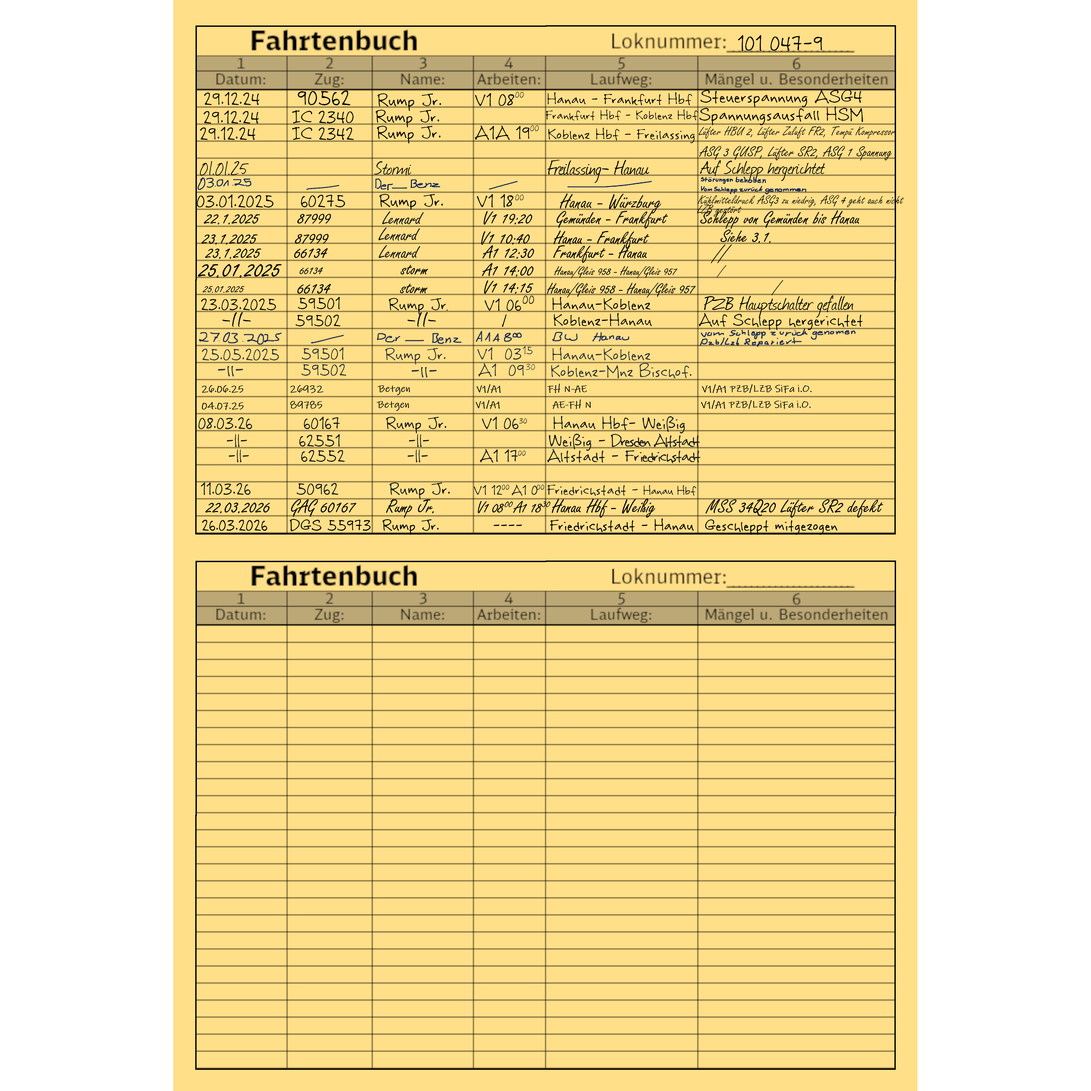
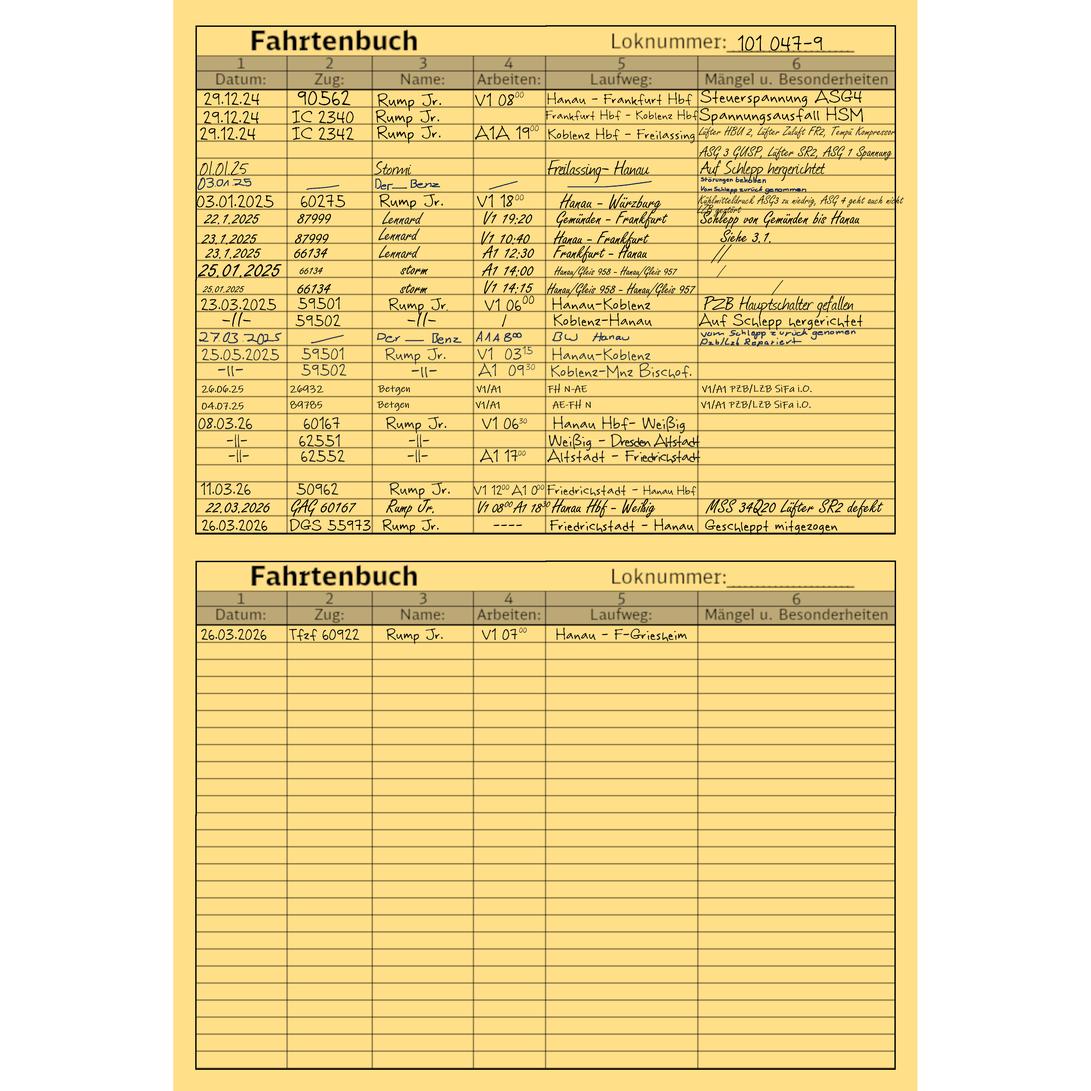
Before/after of a 1091 × 1091 layered artwork. What changed in the layer stack:
added layer "26.03.2026 Tfzf 60922 R..." above "26.03.2026 DGS 55973 Rump ..." over (x1=201, y1=627, x2=688, y2=645)
added layer "00 #1" above "30" over (x1=519, y1=627, x2=527, y2=633)
